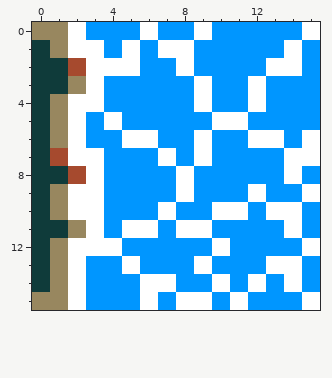
Two states of a pixel-art file, ProjectMicro/Assets/Art/Tiles/Water_NES.aseprite. That is the earlier state.
16x16 pixels, 1 frame.
Now the later version:
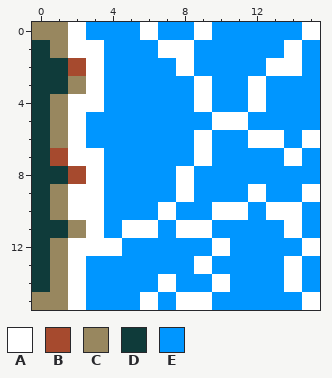
Palette (. is transparent): A #ffffff  B #a64a2e  C #98875f  D #0f3b3a  E #0096ff
Commit: Make water tile cells bigger
Changes in this commit:
The author changed colour A to colour E in row 1 at x 5; in row 2 at x 4 to 5; in row 5 at x 4; in row 6 at x 5 to 6; in row 7 at x 7 and 15; in row 8 at x 14.
The author changed colour A to colour E in row 13 at x 5 and 13; in row 14 at x 6 and 12; in row 15 at x 11.
Pixel boxes of the changes (left, top, right, bottom) in both pictures:
changed: (104, 40, 176, 166)
changed: (284, 148, 320, 184)
changed: (122, 256, 284, 310)
